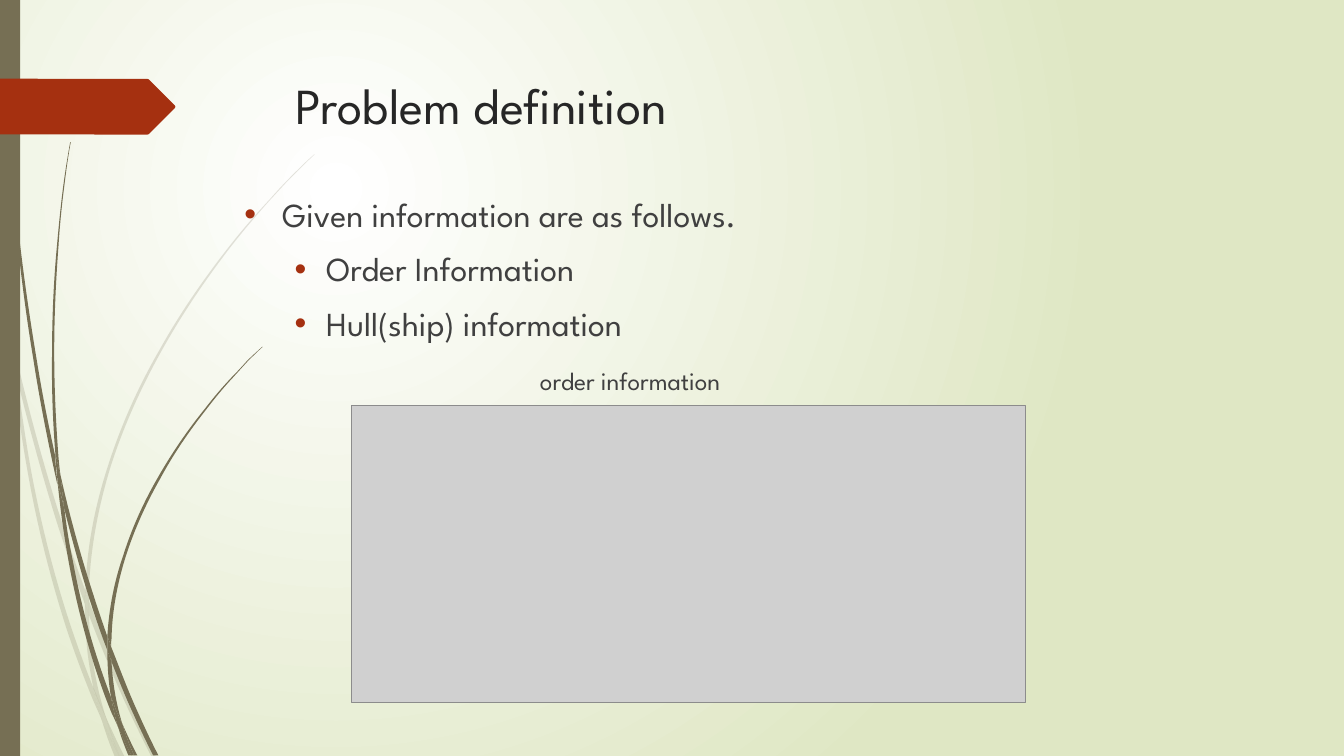
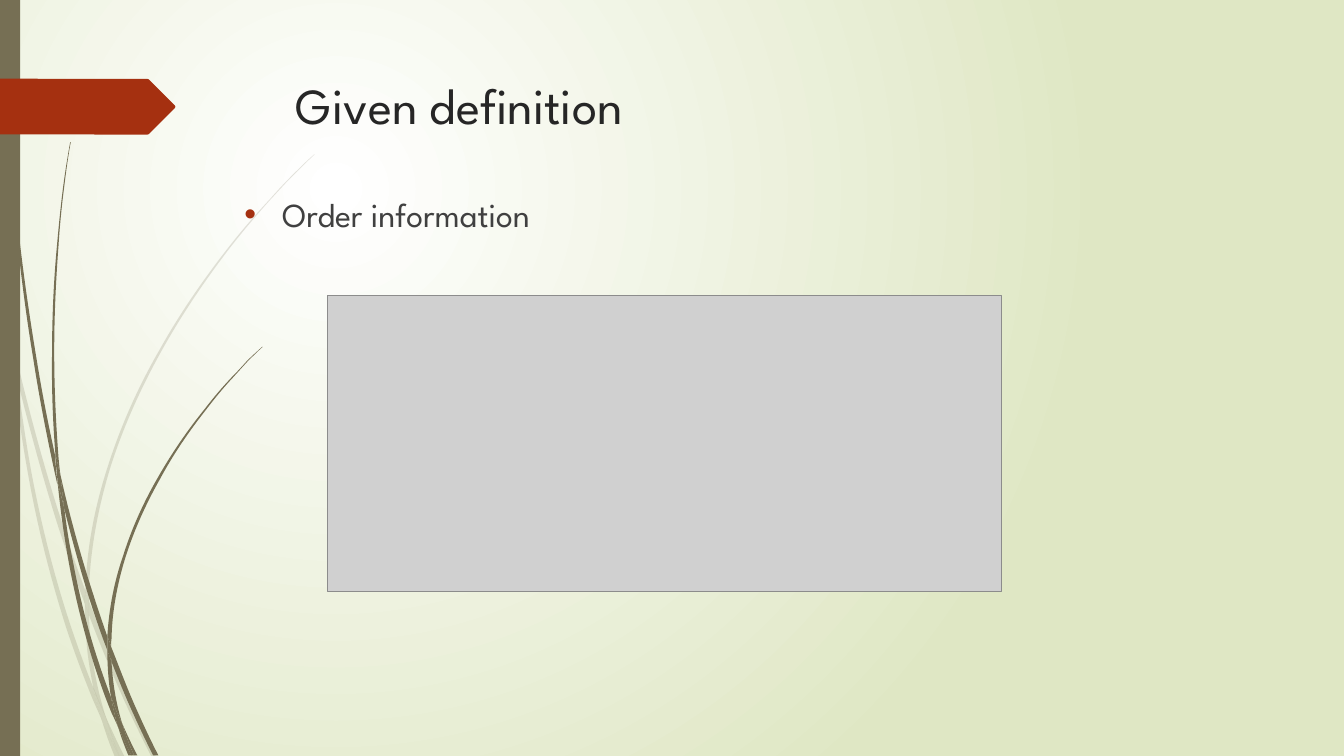
Before and after one commit to r-kurosu/kline_new, a slide deck: slide 6 of 5月 中間報告pptx.pptx. Drawn at 1344x756 pixels with LibreOffice and Linux fonts; fonts in the diff are those of the drawing; grey boxes stand for pictures. Boxes give left, top, right and bottom in pixels: in the first picture for what was removed or moved away, otherwise in the second. Text is boxed around its words. In the diff, an @@ line names an element or a change of style, - is before the commit and + after.

```diff
--- a/5月 中間報告pptx.pptx
+++ b/5月 中間報告pptx.pptx
@@ title at [296,88,623,125]: text changed @@
-Problem definition
+Given definition
@@ text at [282,203,530,228]: text changed @@
-• Given information are as follows.
-  • Order Information
-  • Hull(ship) information
-  order information
+• Order information
@@ picture: place and size @@
-picture at [352,406,1025,703]
+picture at [328,295,1001,592]
```
Also in this commit, not shown: 6 other slides changed, 5 slides added.
